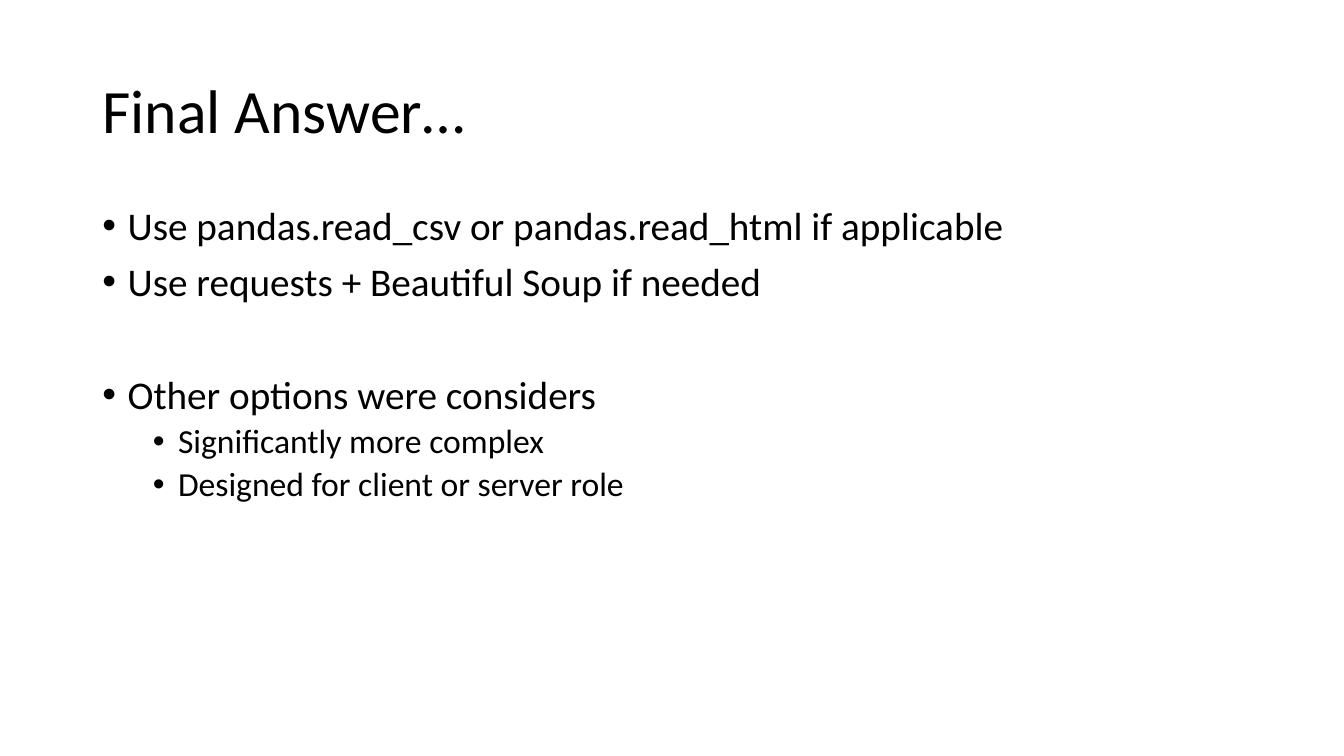
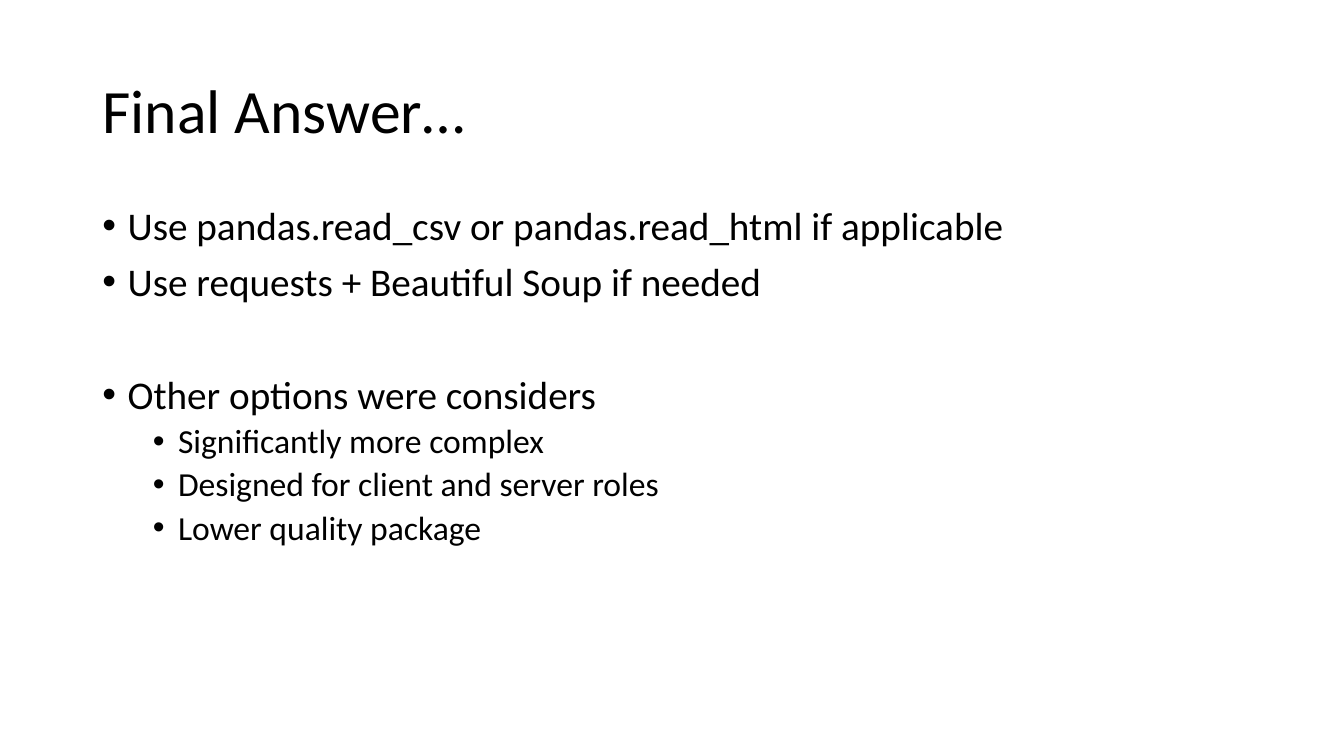
Before and after one commit to toddschultz/DegreesOfClimateChange, a slide deck: slide 17 of doc/design/TechnologyReview.pptx (slide 18 before the commit). Drawn at 1344x756 pixels with LibreOffice and Linux fonts; fonts in the diff are those of the drawing. Boxes give left, top, right and bottom in pixels: in the first picture for what was removed or moved away, otherwise in the second. Text is boxed around its words. In the diff, an @@ line names an element or a change of style, - is before the commit and + after.

```diff
--- a/doc/design/TechnologyReview.pptx
+++ b/doc/design/TechnologyReview.pptx
@@ text at (178,472,658,546): text changed @@
-  • Designed for client or server role
+  • Designed for client and server roles
+  • Lower quality package
```
Also in this commit, not shown: 6 other slides changed, 1 slide removed.
